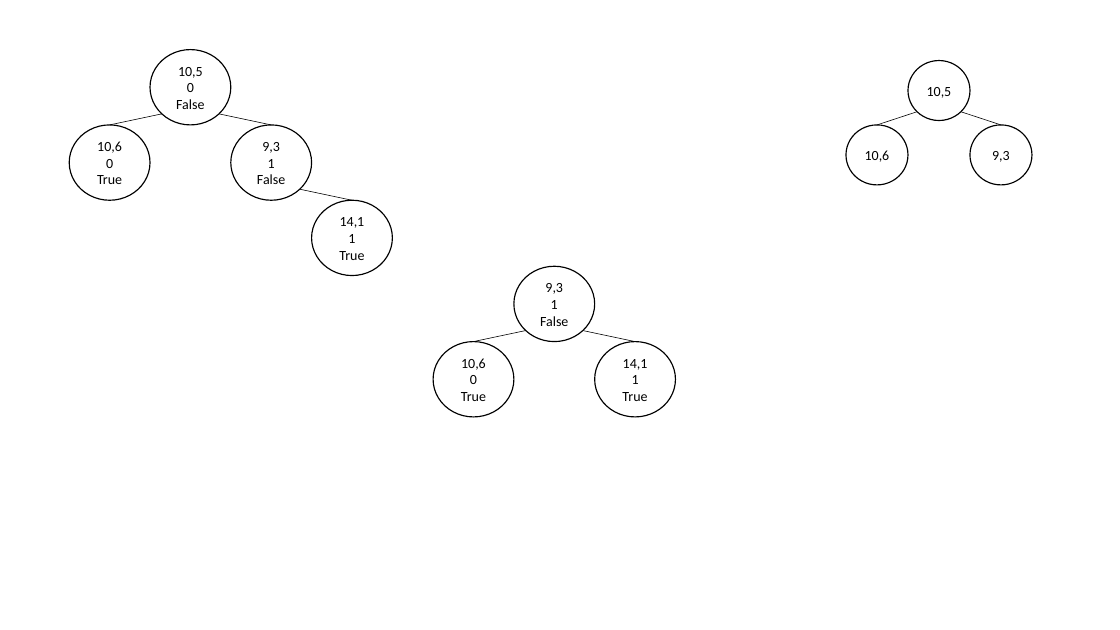
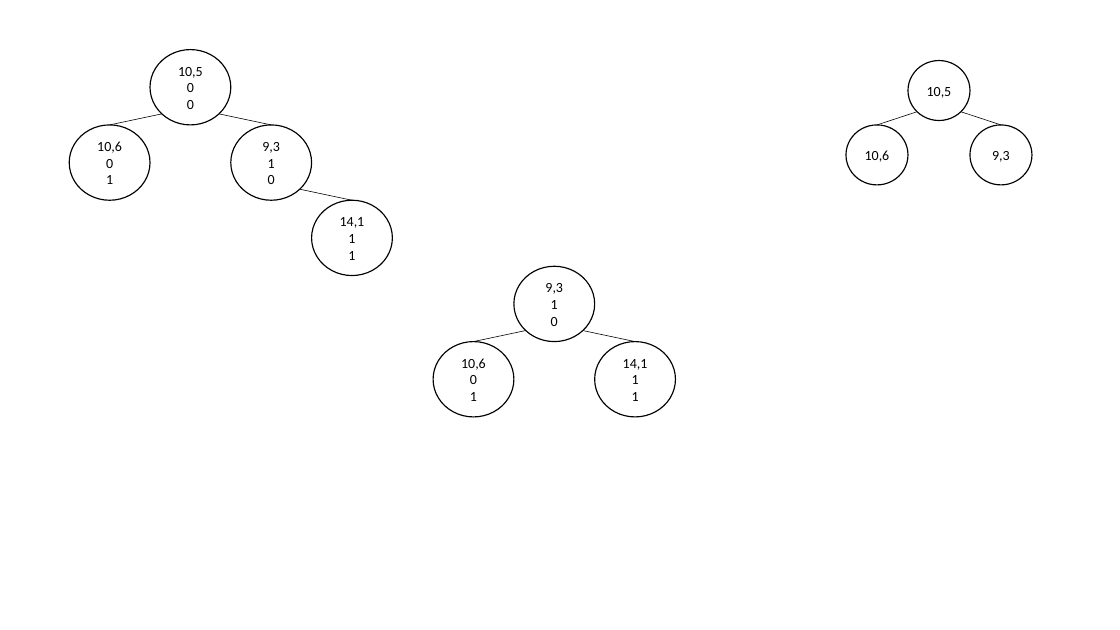
Before and after one commit to the-other-mariana/computational-geometry, a slide deck: slide 2 of segment-intersection/res/tree-draw.pptx. Drawn at 1120x630 pixels with LibreOffice and Linux fonts; fonts in the diff are those of the drawing. Boxes give left, top, right and bottom in pixels: in the first picture for what was removed or moved away, otherwise in the second. Text is boxed around its words. In the diff, an @@ line names an element or a change of style, - is before the commit and + after.

```diff
--- a/segment-intersection/res/tree-draw.pptx
+++ b/segment-intersection/res/tree-draw.pptx
@@ text in ellipse at <box>187,100,194,109</box>: text changed @@
-False
+0
@@ text in ellipse at <box>106,175,113,184</box>: text changed @@
-True
+1
@@ text in ellipse at <box>268,175,275,184</box>: text changed @@
-False
+0
@@ text in ellipse at <box>348,251,355,260</box>: text changed @@
-True
+1
@@ text in ellipse at <box>551,317,558,326</box>: text changed @@
-False
+0
@@ text in ellipse at <box>470,392,477,401</box>: text changed @@
-True
+1
@@ text in ellipse at <box>632,392,639,401</box>: text changed @@
-True
+1
```
Also in this commit, not shown: 6 other files.
